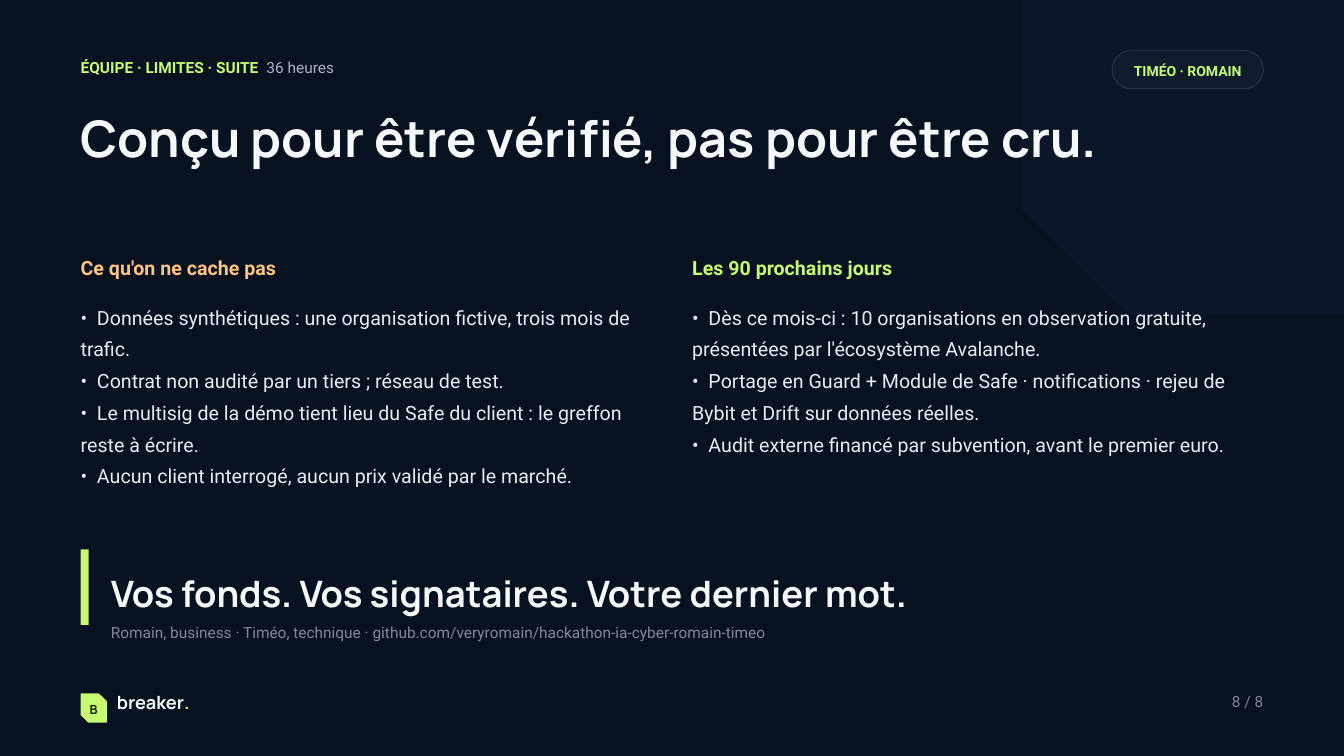
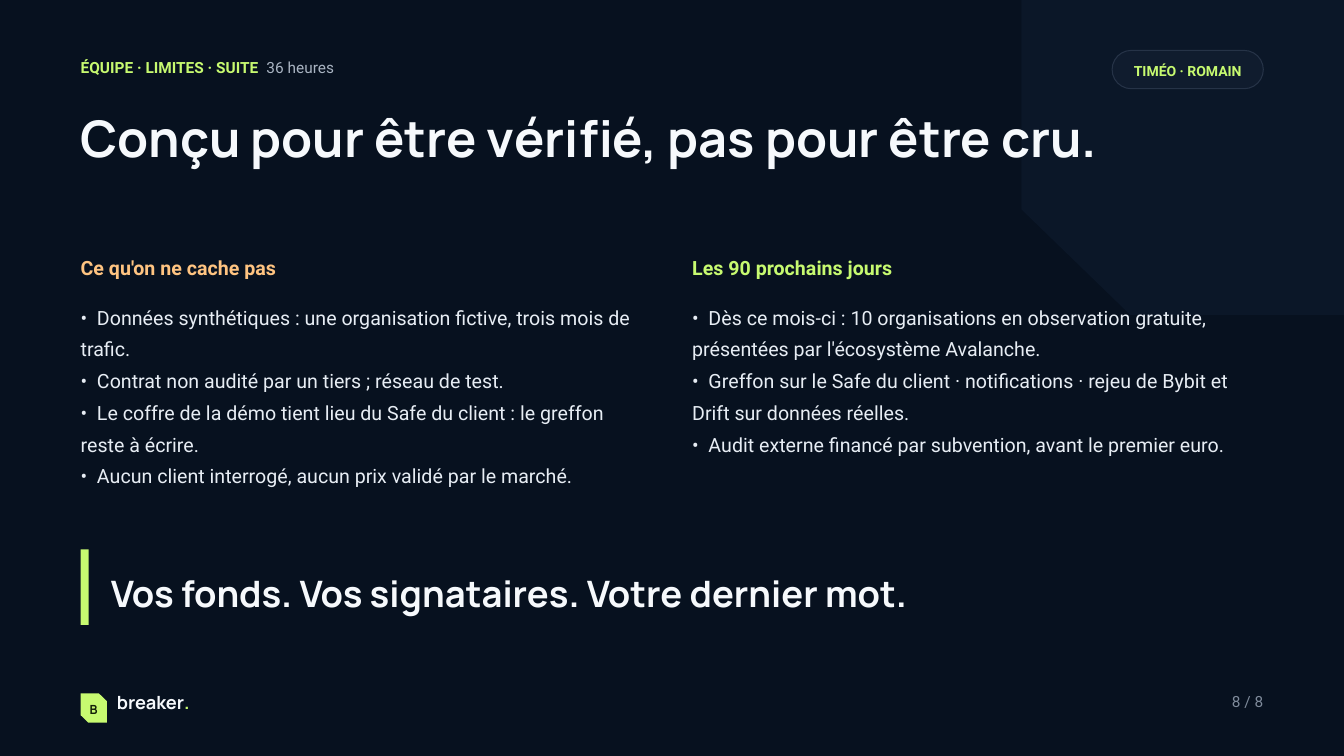
Before and after one commit to veryromain/hackathon-ia-cyber-romain-timeo, a slide deck: slide 8 of shared/pitch/Breaker-pitch.pptx. Drawn at 1344x756 pixels with LibreOffice and Linux fonts; fonts in the diff are those of the drawing. Boxes give left, top, right and bottom in pixels: in the first picture for what was removed or moved away, otherwise in the second. Text is boxed around its words. In the diff, an @@ line names an element or a change of style, - is before the commit and + after.

Commit message:
[shared] retours de Romain : vocabulaire, Cosignataire dès Standard, point mort 10 clients, deck corrigé

```diff
--- a/shared/pitch/Breaker-pitch.pptx
+++ b/shared/pitch/Breaker-pitch.pptx
@@ text at [692,373,1228,420]: text changed @@
-• Portage en Guard + Module de Safe · notifications · rejeu de Bybit et Drift sur données réelles.
+• Greffon sur le Safe du client · notifications · rejeu de Bybit et Drift sur données réelles.
@@ text at [81,405,604,452]: text changed @@
-• Le multisig de la démo tient lieu du Safe du client : le greffon reste à écrire.
+• Le coffre de la démo tient lieu du Safe du client : le greffon reste à écrire.
@@ text removed at [111,626,766,641] @@
-Romain, business · Timéo, technique · github.com/veryromain/hackathon-ia-cyber-romain-timeo
```
Also in this commit, not shown: 7 other slides changed, 7 other files.
